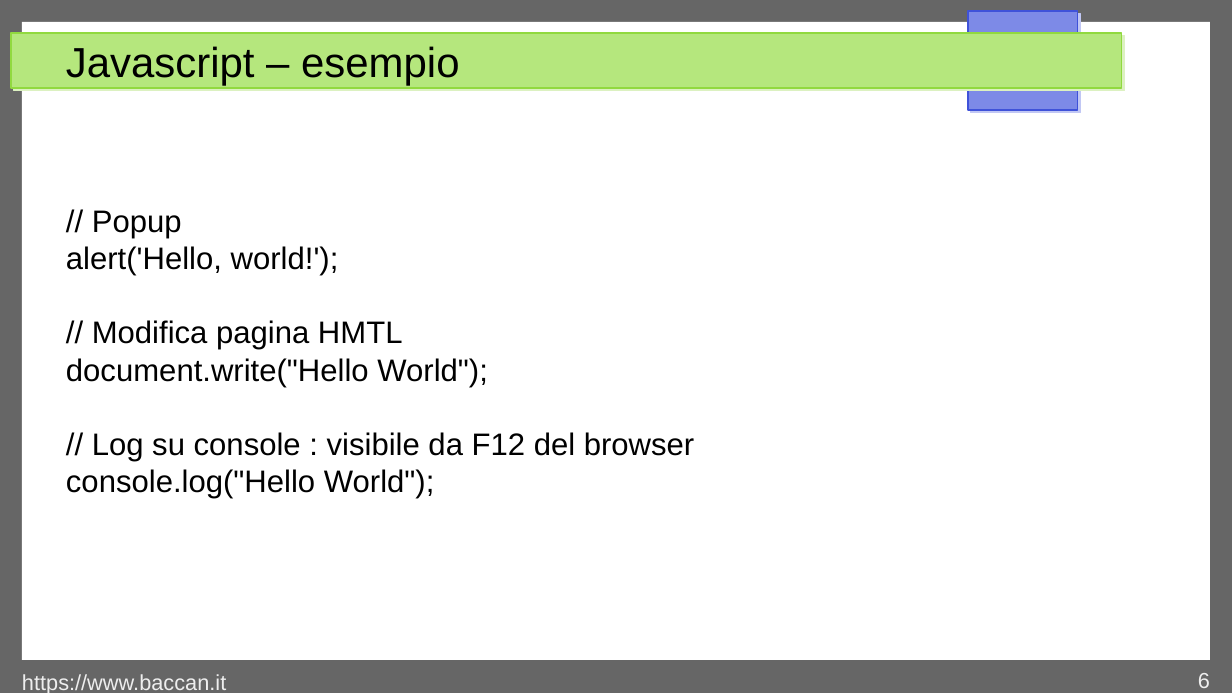
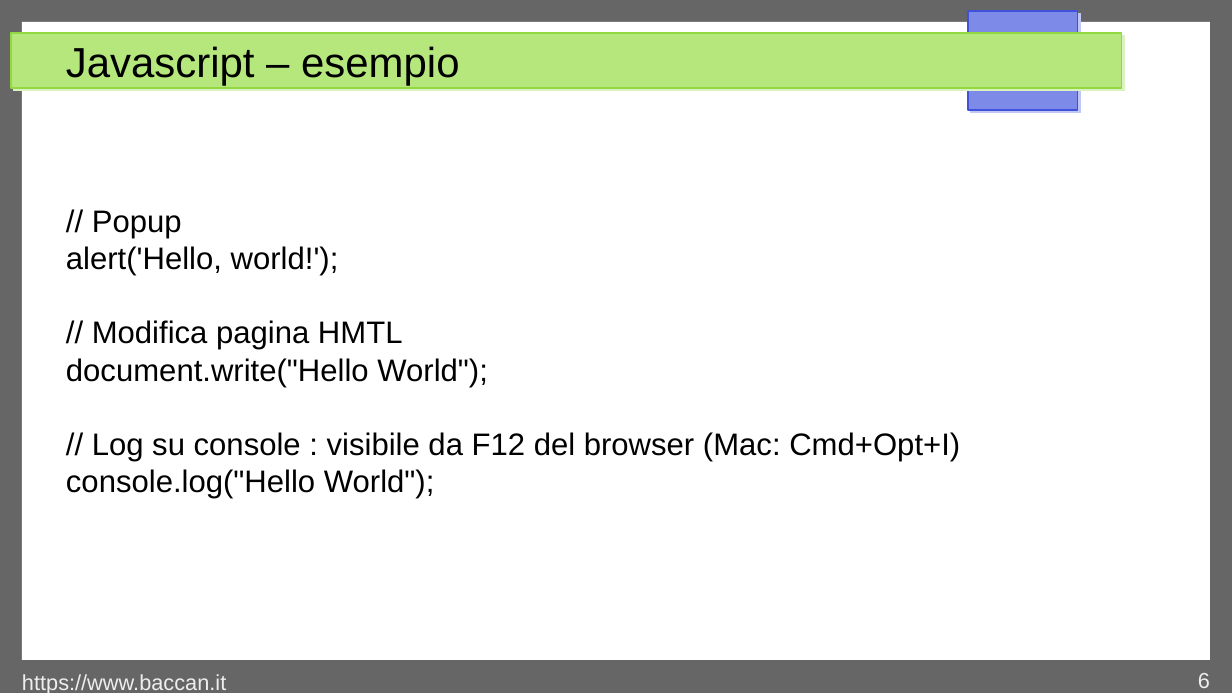
Before and after one commit to matteobaccan/CorsoJavascript, a slide deck: slide 6 of Chapter_Javascript.odp. Drawn at 1232x693 pixels with LibreOffice and Linux fonts; fonts in the diff are those of the drawing. Boxes give left, top, right and bottom in pixels: in the first picture for what was removed or moved away, otherwise in the second. Text is boxed around its words. In the diff, an @@ line names an element or a change of style, - is before the commit and + after.

```diff
--- a/Chapter_Javascript.odp
+++ b/Chapter_Javascript.odp
@@ text at (92, 432, 960, 461): text changed @@
-// Log su console : visibile da F12 del browser
+// Log su console : visibile da F12 del browser (Mac: Cmd+Opt+I)
```
Also in this commit, not shown: 1 other slide changed, 10 slides added, 4 other files.
